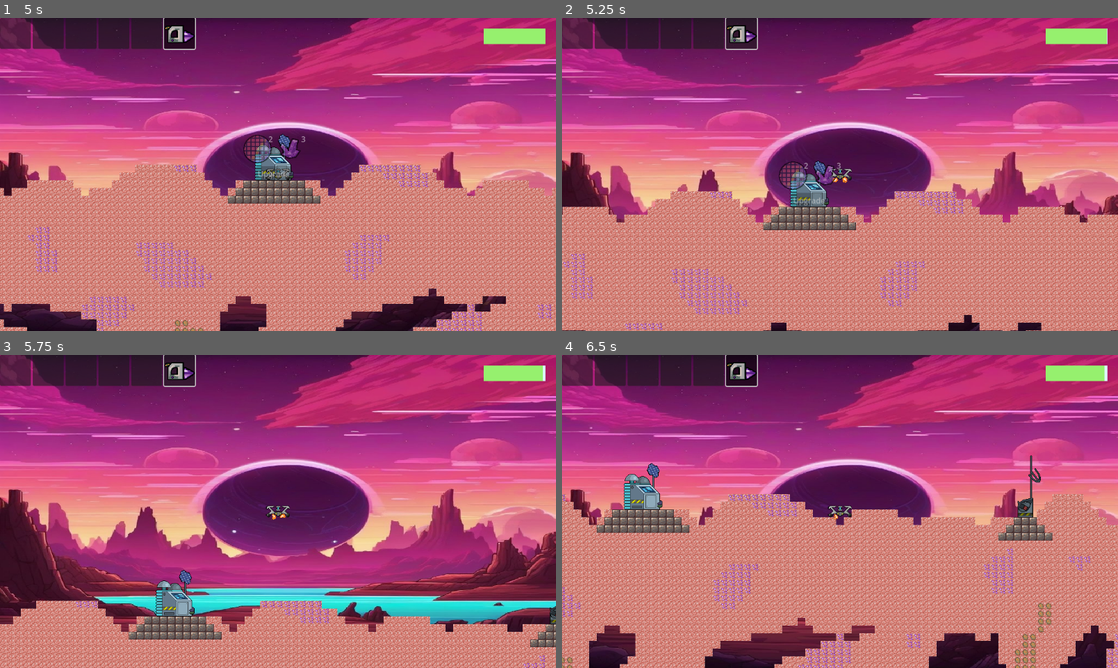
Above: before the commit, frames 1-4 (two rows, left to right).
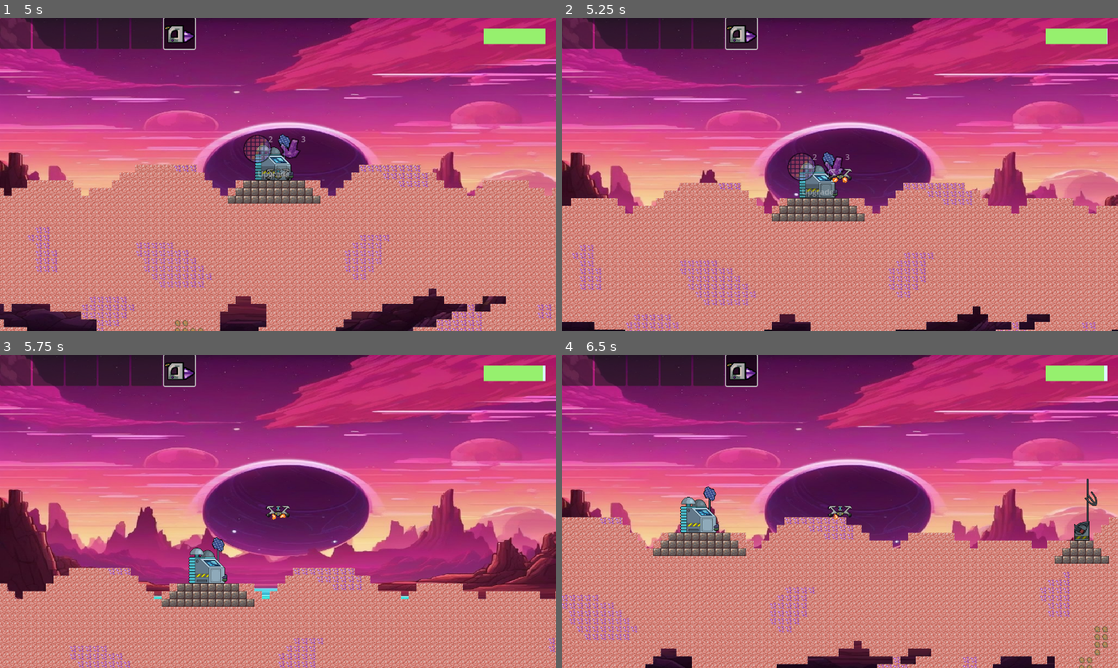
Above: after the commit, the same moments.

Repository: milana-94888u/curiostray
Game: Godot game, scene res://src/scenes/world/world.tscn
The game is run twice, just before and just after one commit, with the same random seed, the same clock (stepped at 60 frames per second) and the same inputs.
Inputs (mouse positions are in pixels of both pictures, inside the frame that each line leads up to):
- Up to frame 1 (5 s): click (16, 33) at 0.5 s; click (50, 33) at 1.25 s; click (83, 33) at 2 s; click (111, 33) at 2.75 s; click (144, 33) at 3.5 s; click (177, 33) at 4.25 s
- Up to frame 2 (5.25 s): move the mouse to (962, 158) at 5.02 s; hold D (right) from 5.03 s (still down); hold Space (fly) from 5.03 s (still down); click (962, 158) at 5.17 s
- Up to frame 3 (5.75 s): keep holding D (right); keep holding Space (fly); tap Up (ui_up) at 5.27 s
- Up to frame 4 (6.5 s): keep holding D (right); move the mouse to (728, 527) at 5.77 s; release Space (fly) at 5.78 s; tap Space (fly) at 5.85 s; tap Up (ui_up) at 6.02 s

Frame 1 is identical in both runs. In frame 2, 25% of the frame differs, in the area x 0-100%, y 42-100%; in frame 3, 21%; in frame 4, 36%, in the area x 0-100%, y 3-100%.

Commit message:
add player levels impact

Diff:
--- a/src/scenes/player/player.gd
+++ b/src/scenes/player/player.gd
@@ -7,6 +7,7 @@
 
 @export var move_speed := 300.0
 @export var fly_time := 3.0
+@export var breaking_boost := 1.0
 
 
 @export var blocks: Array[Item]
--- a/src/scenes/player/player.tscn
+++ b/src/scenes/player/player.tscn
@@ -29,7 +29,8 @@
 [node name="Player" type="CharacterBody2D"]
 collision_layer = 2
 script = ExtResource("1_whao4")
-fly_time = 1.5
+move_speed = 200.0
+fly_time = 1.2
 blocks = Array[Resource("res://src/resources/inventory/item.gd")]([ExtResource("2_m1ge3"), ExtResource("3_k8bpm"), ExtResource("4_wf3ap"), ExtResource("5_cu4fv")])
 interactive_range = 100.0
 
--- a/src/scenes/player/player_levels/player_2.tscn
+++ b/src/scenes/player/player_levels/player_2.tscn
@@ -10,6 +10,10 @@
 size = Vector2(24, 4)
 
 [node name="Player2" instance=ExtResource("1_jc348")]
+move_speed = 300.0
+fly_time = 1.5
+breaking_boost = 1.5
+interactive_range = 120.0
 
 [node name="Sprite2D" parent="." index="0"]
 texture = ExtResource("2_raono")
--- a/src/scenes/player/player_levels/player_3.tscn
+++ b/src/scenes/player/player_levels/player_3.tscn
@@ -10,6 +10,10 @@
 size = Vector2(32, 4)
 
 [node name="Player3" instance=ExtResource("1_casik")]
+move_speed = 400.0
+fly_time = 2.0
+breaking_boost = 2.0
+interactive_range = 150.0
 
 [node name="Sprite2D" parent="." index="0"]
 texture = ExtResource("2_b21un")
--- a/src/scenes/world/world.gd
+++ b/src/scenes/world/world.gd
@@ -72,9 +72,9 @@
 			clean_breaking_mapping()
 			return
 		if coords in breaking_progress_map:
-			breaking_progress_map[coords] += 2 * delta
+			breaking_progress_map[coords] += 2 * delta * $PlayerSpawner.player.breaking_boost
 		else:
-			breaking_progress_map[coords] = delta
+			breaking_progress_map[coords] = delta * $PlayerSpawner.player.breaking_boost
 		if breaking_progress_map[coords] >= break_time:
 			var dropped_item := preload("res://src/scenes/world/entities/pickable_item.tscn").instantiate()
 			dropped_item.position = map_to_local(coords)
